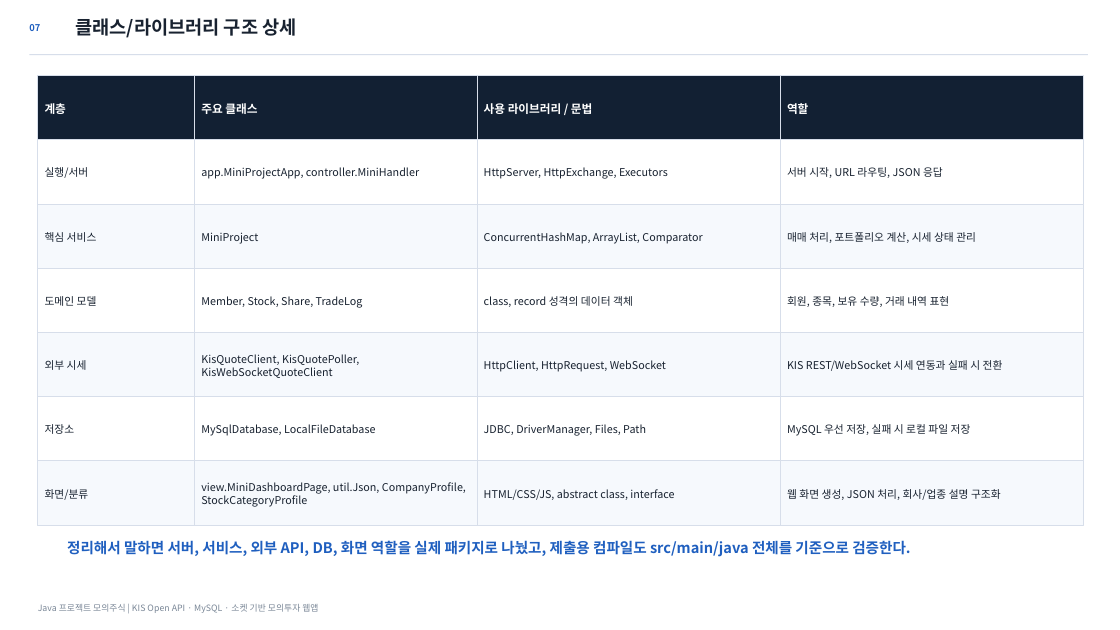
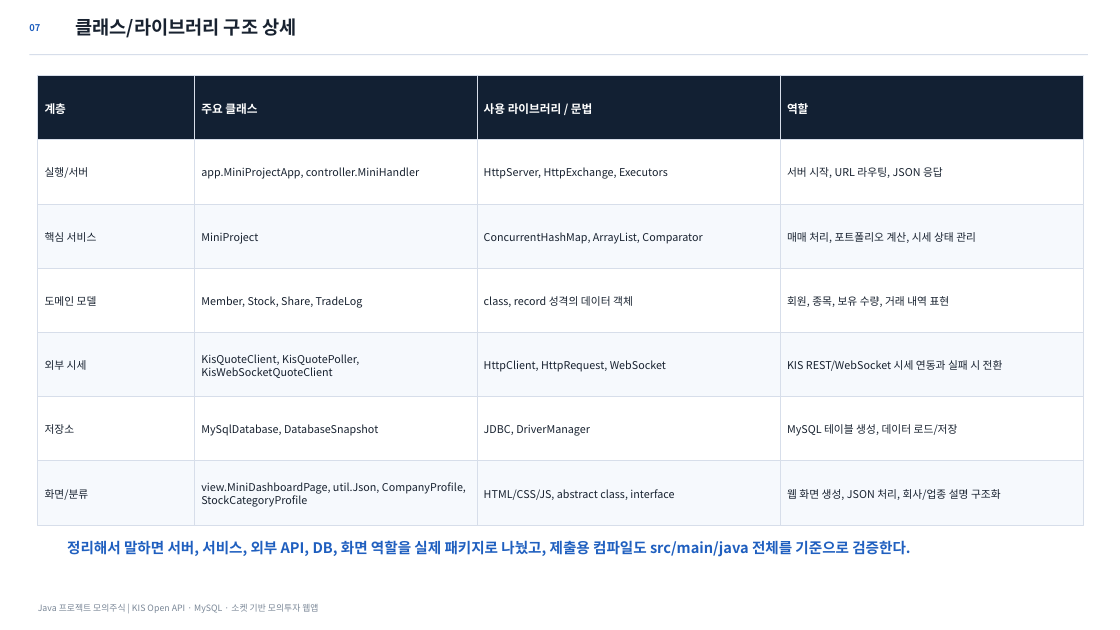
Before and after one commit to osangmin51-spec/javaproject, a slide deck: slide 7 of deliverables/Java_모의주식투자_발표자료_최종정합본.pptx. Drawn at 1120x630 pixels with LibreOffice and Linux fonts; fonts in the diff are those of the drawing. Boxes give left, top, right and bottom in pixels: in the first picture for what was removed or moved away, otherwise in the second. Text is boxed around its words. In the diff, an @@ line names an element or a change of style, - is before the commit and + after.

```diff
--- a/deliverables/Java_모의주식투자_발표자료_최종정합본.pptx
+++ b/deliverables/Java_모의주식투자_발표자료_최종정합본.pptx
@@ text at [201, 424, 378, 436]: text changed @@
-MySqlDatabase, LocalFileDatabase
+MySqlDatabase, DatabaseSnapshot
@@ text at [484, 424, 590, 436]: text changed @@
-JDBC, DriverManager, Files, Path
+JDBC, DriverManager
@@ text at [787, 424, 958, 436]: text changed @@
-MySQL 우선 저장, 실패 시 로컬 파일 저장
+MySQL 테이블 생성, 데이터 로드/저장
```
Also in this commit, not shown: 5 other slides changed, 9 other files.
